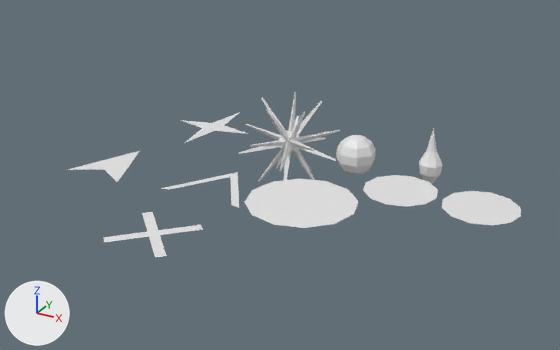
Before and after pictures for a commit that changed the Blender file Assets/Art/Models/Models.blend.
The view is the same before and after, from a 50 mm lens placed at (30.7, -57.7, 25.4), pointed at (3.7, -8.5, 0.8). Arrows for +X, +Y and +Z are at lower left; the lights stay in place.

Script lines for the objects in view, before the commit:
```python
me_icosphere = bpy.data.meshes.new('Icosphere')
me_icosphere.from_pydata(...)  # a UV sphere (7 segments, 7 rings, poles along z) spanning x -1.68..1.68, y -1.55..1.72, z -1.77..1.77
me_plane = bpy.data.meshes.new('Plane')
me_plane.from_pydata([(3.6, -2.24, -0.01), (-0.01, 3.4, -0.01), (-3.61, -2.24, -0.01), (2.91, -2.22, 0.04), (0.73, 2.24, -0.01), (-0.75, 2.24, -0.01), (-2.85, -2.22, 0.04), (-0.01, 2.28, -0.02)], [], [(7, 5, 2, 6), (0, 4, 7, 3), (4, 1, 5, 7)])
me_plane_003 = bpy.data.meshes.new('Plane.003')
me_plane_003.from_pydata(...)  # 4 vertices, 1 face; spans x -2.65..2.65, y -2.99..3.34, z -0.03..-0.01
# before: 0 (0.0, 3.34, -0.01) at pixel (140, 150), 1 (2.65, -2.99, -0.01) at pixel (117, 182), 2 (-2.65, -2.99, -0.01) at pixel (66, 169), 3 (-0.03, -1.42, -0.03) at pixel (104, 169)
me_sphere = bpy.data.meshes.new('Sphere')
me_sphere.from_pydata(...)  # 25 vertices, 24 faces; spans x -4.32..4.31, y -4.31..4.31, z 0.0
me_sphere_001 = bpy.data.meshes.new('Sphere.001')
me_sphere_001.from_pydata(...)  # 36 vertices, 24 faces; spans x -2.92..2.95, y -2.93..2.93, z 0.0
me_sphere_001.materials.append(mat_material)  # white #e7e7e7
me_sphere_002 = bpy.data.meshes.new('Sphere.002')
me_sphere_002.from_pydata(...)  # 36 vertices, 24 faces; spans x -2.92..2.95, y -2.93..2.93, z 0.0
me_sphere_002.materials.append(mat_material)  # white #e7e7e7
ob_arrow = bpy.data.objects.new('Arrow', me_plane)
ob_arrow.location = (-0.49, -11.49, 0.01)
ob_connect = bpy.data.objects.new('Connect', me_sphere_002)
ob_connect.location = (18.76, -4.98, 0.0)
ob_fly = bpy.data.objects.new('Fly', me_plane_003)
ob_fly.location = (-10.46, -11.49, 0.01)
ob_point = bpy.data.objects.new('Point', me_icosphere)
ob_point.location = (6.5, 0.0, 0.0)
ob_start = bpy.data.objects.new('Start', me_sphere)
ob_start.location = (6.65, -10.53, 0.0)
ob_stop = bpy.data.objects.new('Stop', me_sphere_001)
ob_stop.location = (12.43, -4.98, 0.0)
# also in view: 'Player' at (13.2, 0.0, 1.2); 'X' at (0.0, -20.0, 0.0); 'Star' at (-8.2, 0.0, 0.0); 'Spike' at (0.0, 0.0, 0.0)
```
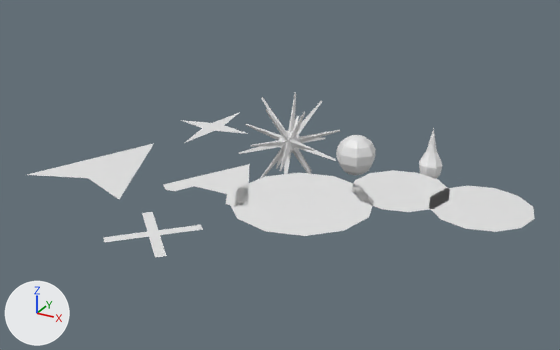
The change, as a diff of the scene's bpy script:
```diff
--- a/Assets/Art/Models/Models.blend.py
+++ b/Assets/Art/Models/Models.blend.py
@@ me_sphere @@
 # used by ob_start; location = (6.65, -10.53, 0.0)
-me_sphere.from_pydata(...)  # 25 vertices, 24 faces; spans x -4.32..4.31, y -4.31..4.31, z 0.0
+me_sphere.from_pydata(...)  # 37 vertices, 36 faces; spans x -5.49..5.49, y -5.49..5.49, z 0.0
+# me_sphere part 1
+# 12 vertices are added at x -5.49..5.49, y -5.49..5.49, z 0.0
+# 12 new faces join them
@@ me_sphere_001 @@
 # used by ob_stop; location = (12.43, -4.98, 0.0)
-me_sphere_001.from_pydata(...)  # 36 vertices, 24 faces; spans x -2.92..2.95, y -2.93..2.93, z 0.0
+me_sphere_001.from_pydata(...)  # 48 vertices, 36 faces; spans x -3.85..3.88, y -3.87..3.87, z 0.0
+# me_sphere_001 part 2
+# 12 vertices are added at x -3.85..3.88, y -3.87..3.87, z 0.0
+# 12 new faces join them
 me_sphere_001.materials.append(mat_material)
@@ me_sphere_002 @@
 # used by ob_connect; location = (18.76, -4.98, 0.0)
-me_sphere_002.from_pydata(...)  # 36 vertices, 24 faces; spans x -2.92..2.95, y -2.93..2.93, z 0.0
+me_sphere_002.from_pydata(...)  # 48 vertices, 36 faces; spans x -3.88..3.92, y -3.9..3.9, z 0.0
+# me_sphere_002 part 3
+# 12 vertices are added at x -3.88..3.92, y -3.9..3.9, z 0.0
+# 12 new faces join them
 me_sphere_002.materials.append(mat_material)
@@ me_plane @@
 # used by ob_arrow; location = (-0.49, -11.49, 0.01)
-me_plane.from_pydata(...)  # 8 vertices, 3 faces; spans x -3.61..3.6, y -2.24..3.4, z -0.02..0.04
+me_plane.from_pydata(...)  # 15 vertices, 8 faces; spans x -3.89..3.97, y -2.24..5.31, z -0.01..0.04
+# me_plane part 4: the whole mesh is rebuilt
@@ me_plane_003 @@
 me_plane_003.from_pydata(...)  # 4 vertices, 1 face; spans x -2.65..2.65, y -2.99..3.34, z -0.03..-0.01
 # used by ob_fly; location = (-10.46, -11.49, 0.01)
 # verts and faces of me_plane_003; kept vertices keep their numbers, new ones are numbered from 4
+# me_plane_003 part 5
+delete_faces([(0, 2, 3, 1)])
+verts[4] = (4.85, -5.42, 0.0)  # pixel (119, 199)
+verts[5] = (0.0, 5.3, 0.0)  # pixel (154, 143)
+verts[6] = (-4.85, -5.42, 0.0)  # pixel (25, 174)
+verts[7] = (-0.04, -3.4, -0.05)  # pixel (87, 178)
+faces += [(0, 1, 3, 2), (1, 4, 7, 3), (0, 5, 4, 1), (2, 3, 7, 6), (0, 2, 6, 5)]
```

Boxes (x1, y1, x2, y2) around the edits, measured in the pictures (560 x 350 px):
'Start', reshaped (26% wider, 25% taller): before (245, 178, 358, 228); after (231, 173, 374, 236)
'Connect', reshaped (34% wider, 34% taller): before (442, 191, 521, 225); after (429, 186, 535, 232)
'Stop', reshaped (32% wider, 30% taller): before (363, 175, 438, 207); after (351, 170, 450, 212)
'Fly', reshaped (75% wider, 78% taller): before (68, 151, 140, 182); after (27, 143, 154, 199)
'Arrow', reshaped (11% wider, 19% taller): before (161, 172, 239, 208); after (163, 164, 250, 207)
part 1 of me_sphere, added: after (231, 173, 374, 236)
part 2 of me_sphere_001, added: after (351, 170, 450, 212)
part 3 of me_sphere_002, added: after (429, 186, 535, 232)
